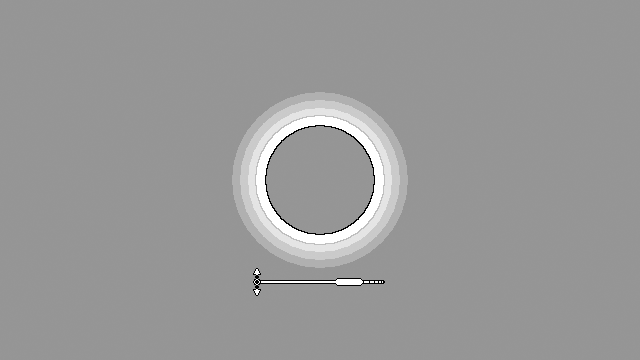
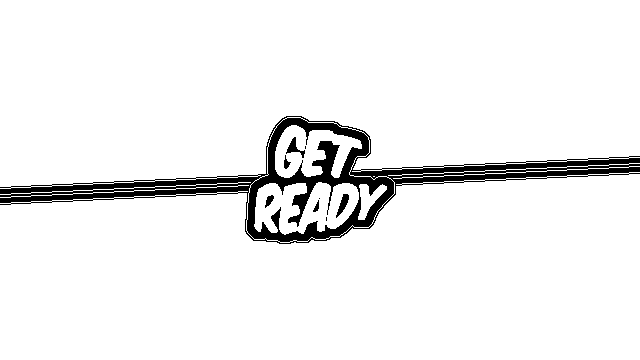
Before/after of a (640, 360) layered artwork. What changed in the layer stack:
added group "Transition" with 6 layers above "EnemySkills" over [0, 0, 640, 360]
added group "Get Ready" with 2 layers in group "Transition" over [245, 116, 396, 244]
added layer "Layer 4" in group "Get Ready" over [254, 125, 387, 235]
added layer "Layer 3" in group "Get Ready" over [245, 116, 396, 244]
added group "BackGroundPanels" with 2 layers in group "Transition" over [0, 0, 640, 360]
added layer "LowerPanel_Blank" in group "BackGroundPanels" over [0, 165, 640, 360]
added layer "UpperPanel_Blank" in group "BackGroundPanels" over [0, 0, 640, 196]
hid group "CombatMinigames" (26 layers) over [232, 92, 408, 296]
hid group "TargetRing" (4 layers) over [232, 92, 408, 296]
